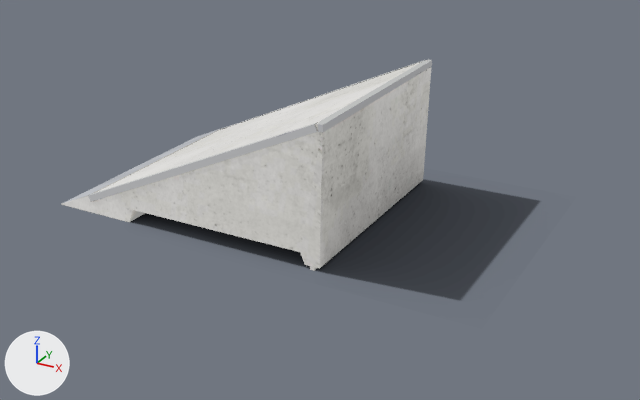
The glTF model public/katalog/modelle/bank-75.gltf: old version first, new version second.
The view is the same before and after, from a 50 mm camera at (2.58, -3.86, 1.99) aimed at (0.49, -0.06, 0.09). The lights are fixed; the arrows at lower left show +X, +Y and +Z. The first picture is the older version. Vertices at exactly the same position are counted once.

The older version as bpy lines, for what is in view:
```python
me_schatten = bpy.data.meshes.new('Schatten')
me_schatten.from_pydata(...)  # 4 vertices, 2 faces; spans x -0.85..1.64, y -0.74..0.85, z 0.0
me_schatten.materials.append(mat_schatten_022)
me_sk0019_bank__75_001 = bpy.data.meshes.new('SK0019_Bank_-75.001')
me_sk0019_bank__75_001.from_pydata(...)  # 96 vertices, 90 faces; spans x -0.82..0.82, y -0.63..0.63, z 0.0..0.73
# faces by material slot: [68, 4, 18]
me_sk0019_bank__75_001.materials.append(mat_beton_web_024)
me_sk0019_bank__75_001.materials.append(mat_stahl_web_019)
me_sk0019_bank__75_001.materials.append(mat_kantenwinkel_web_014)
ob_schatten = bpy.data.objects.new('Schatten', me_schatten)
ob_schatten.location = (0.0, 0.0, 0.0)
ob_sk0019_bank__75_001 = bpy.data.objects.new('SK0019_Bank_-75.001', me_sk0019_bank__75_001)
ob_sk0019_bank__75_001.location = (0.0, 0.0, 0.0)
```
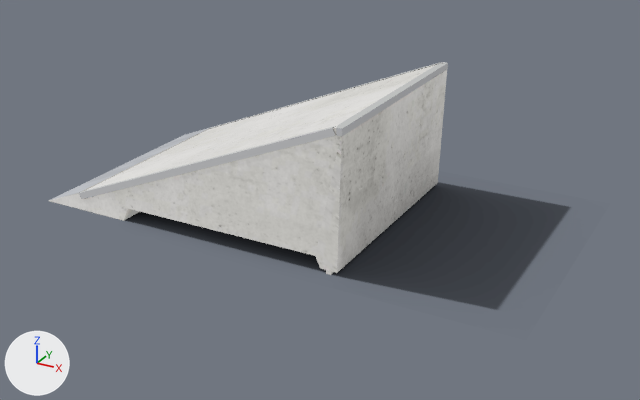
Location of each change, (x1, y1, x2, y2) in pixels of the pictures (640 x 400 px):
'SK0019_Bank_-75.001', rescaled (8% wider)
    before: (61, 60, 432, 271)
    after: (49, 62, 448, 275)
'Schatten', reshaped (7% wider)
    before: (84, 179, 539, 300)
    after: (81, 182, 570, 309)

The change, as a diff of the scene's bpy script:
```diff
--- a/public/katalog/modelle/bank-75.gltf.py
+++ b/public/katalog/modelle/bank-75.gltf.py
@@ me_schatten @@
 # used by ob_schatten; location = (0.0, 0.0, 0.0)
-me_schatten.from_pydata(...)  # 4 vertices, 2 faces; spans x -0.85..1.64, y -0.74..0.85, z 0.0
-me_schatten.vertices[0].co = (-0.85, -0.74, 0.0)
-me_schatten.vertices[1].co = (1.64, -0.74, 0.0)
-me_schatten.vertices[2].co = (1.64, 0.85, 0.0)
-me_schatten.vertices[3].co = (-0.85, 0.85, 0.0)
+me_schatten.from_pydata(...)  # 4 vertices, 2 faces; spans x -0.95..1.83, y -0.73..0.84, z 0.0
+# me_schatten part 1
+me_schatten.vertices[0].co = (-0.95, -0.73, 0.0)
+me_schatten.vertices[1].co = (1.83, -0.73, 0.0)
+me_schatten.vertices[2].co = (1.83, 0.84, 0.0)
+me_schatten.vertices[3].co = (-0.95, 0.84, 0.0)
 me_schatten.materials.append(mat_schatten_022)
@@ me_sk0019_bank__75_001 @@
 # used by ob_sk0019_bank__75_001; location = (0.0, 0.0, 0.0)
-me_sk0019_bank__75_001.from_pydata(...)  # 96 vertices, 90 faces; spans x -0.82..0.82, y -0.63..0.63, z 0.0..0.73
+me_sk0019_bank__75_001.from_pydata(...)  # 96 vertices, 90 faces; spans x -0.92..0.91, y -0.62..0.62, z 0.0..0.73
+# me_sk0019_bank__75_001 part 2: the whole mesh is scaled about its middle by (1.11, 0.997, 0.996)
 me_sk0019_bank__75_001.materials.append(mat_beton_web_024)
```
